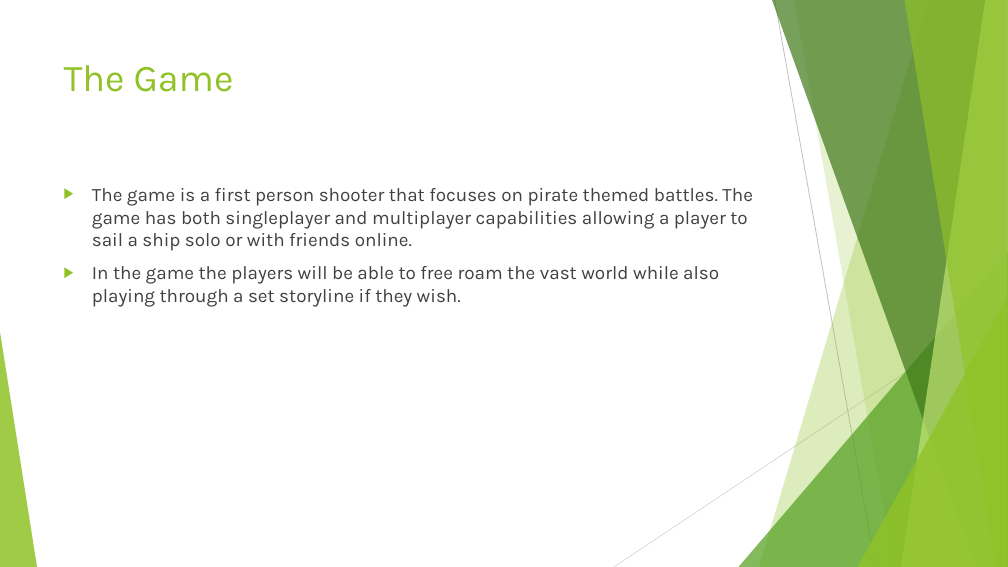
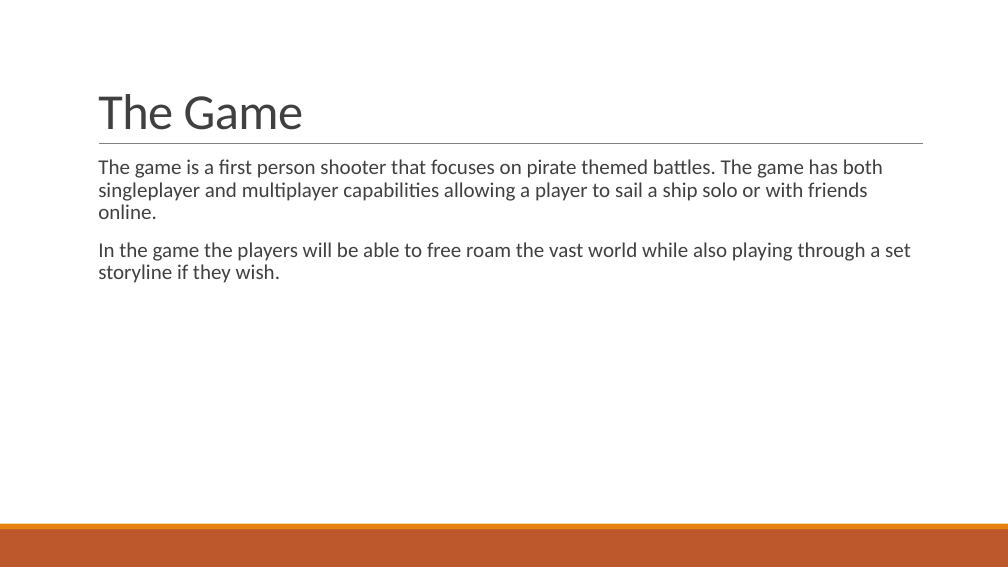
Before and after one commit to StephenGault/GamesDevelopmentGroupWork, a slide deck: slide 2 of Games presentation first draft.pptx. Drawn at 1008x567 pixels with LibreOffice and Linux fonts; fonts in the diff are those of the drawing. Boxes give left, top, right and bottom in pixels: in the first picture for what was removed or moved away, otherwise in the second. Text is boxed around its words. In the diff, an @@ line names an element or a change of style, - is before the commit and + after.

```diff
--- a/Games presentation first draft.pptx
+++ b/Games presentation first draft.pptx
@@ title "The Game": place and size @@
-title "The Game" at [64,65,234,92]
+title "The Game" at [98,94,304,130]
@@ title "The Game" at [98,94,304,130]: size 36 to 48 pt, font Karla to Calibri, text colour #90C226 to #404040, letter spacing 0 to -0.5 pt; line spacing 1 to 0.85; vertical alignment top to bottom @@
@@ line added from (99, 144) to (923, 144), #808080 0.5 pt @@
@@ text "The game is a first ...": place and size @@
-text "The game is a first ..." at [92,188,753,307]
+text "The game is a first ..." at [98,159,911,283]
@@ text "The game is a first ..." at [98,159,911,283]: size 18 to 20 pt, font Karla to Calibri; bullet ▶ to  ; line spacing 1 to 0.9; more space between paragraphs; bullet colour #90C226 to #E48312 @@
@@ group removed at [0,0,1008,567]: 5 freeform shapes, 3 triangles, 2 lines @@
@@ rectangle added at [0,529,1008,567], fill #BD582C @@
@@ rectangle added at [0,524,1008,529], fill #E48312 @@
```
Also in this commit, not shown: 4 other slides changed, 4 slides added.
